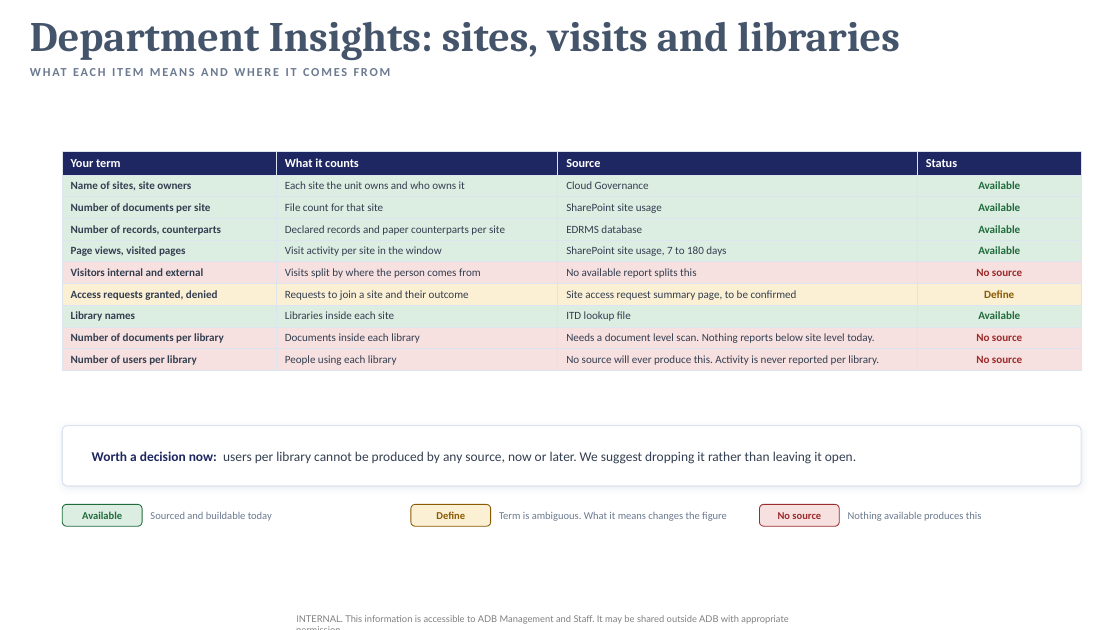
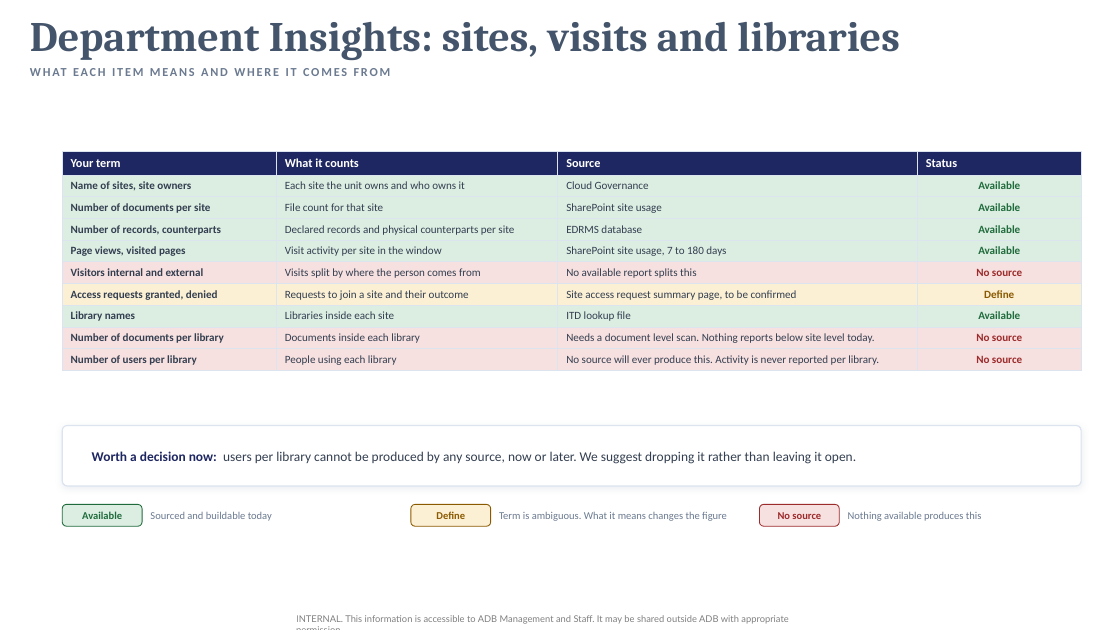
Before and after one commit to perezfiles01-droid/Jim, a slide deck: slide 11 of EDRMS_Util_Report_3.pptx. Drawn at 1120x630 pixels with LibreOffice and Linux fonts; fonts in the diff are those of the drawing; background and template pictures are left out. Boxes give left, top, right and bottom in pixels: in the first picture for what was removed or moved away, otherwise in the second. Text is boxed around its words. In the diff, an @@ line names an element or a change of style, - is before the commit and + after.

```diff
--- a/EDRMS_Util_Report_3.pptx
+++ b/EDRMS_Util_Report_3.pptx
@@ table at box(62, 152, 1081, 371) @@
-row 4, column 2: Declared records and paper counterparts per site
+row 4, column 2: Declared records and physical counterparts per site
```
Also in this commit, not shown: 2 other slides changed.
